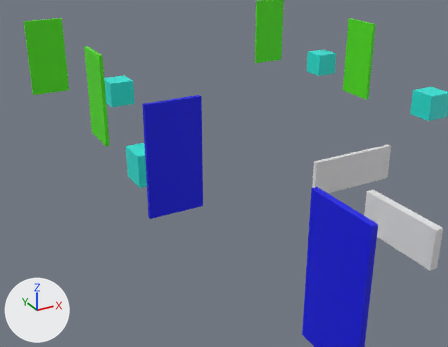
Before and after pictures for a commit that changed the glTF model Azyris/Assets/func.glb.
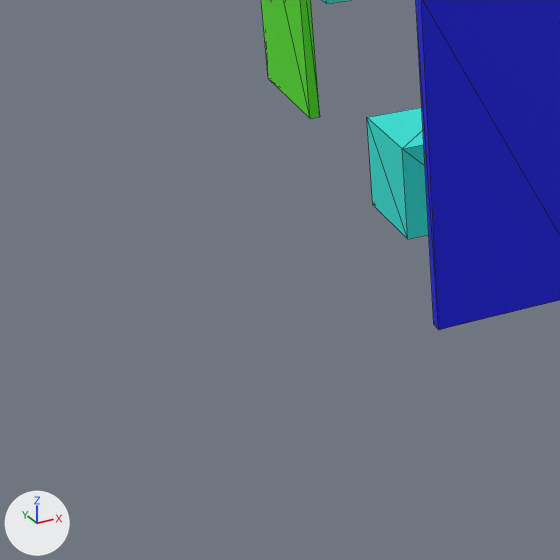
There are two pictures of each version: one from a 50 mm camera at (-27.03, -24.46, 14.74) aimed at (-11.3, 4.13, 0.45), one close up on the part from 0% to 43% of the width and 31% to 86% of the height. Lighting does not change. The marker at lower left points along +X, +Y and +Z. The older version's two pictures come first. The close-ups show mesh edges as thin lines. Where no turn or scale is listed for an object, it has been applied to the vertices.

Names of what the first close-up shows: 'dor_1', 'sdor_2', 'swt_1_dor_1' and 1 more.
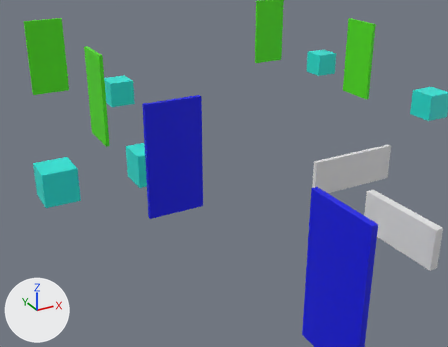
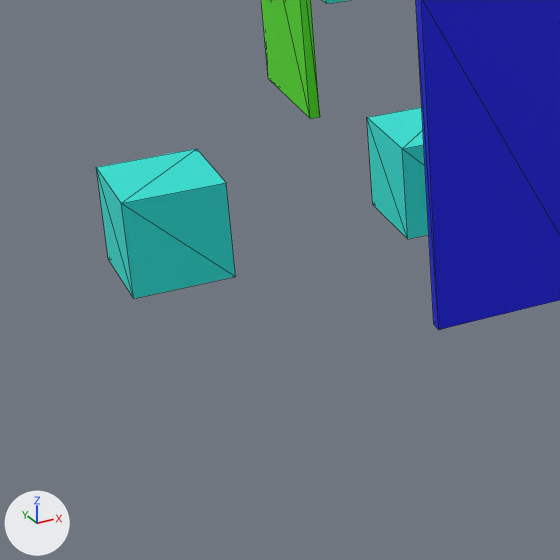
The change, as JSON lines over the scene's bpy script:
```json
{"op": "add", "block": "ob_swt_5_dor_1", "code": ["ob_swt_5_dor_1 = bpy.data.objects.new('swt_5_dor_1', me_cube_010.copy())  # the mesh of ob_swt_2_dor_2", "ob_swt_5_dor_1.location = (-19.78, 8.57, 0.0)"]}
```

Location of each change, (x1, y1, x2, y2) in pixels of the close-ups (560 x 560 px):
```json
{"object": "swt_5_dor_1", "change": "added", "after": [96, 149, 236, 299], "on screen": "cyan"}
```
